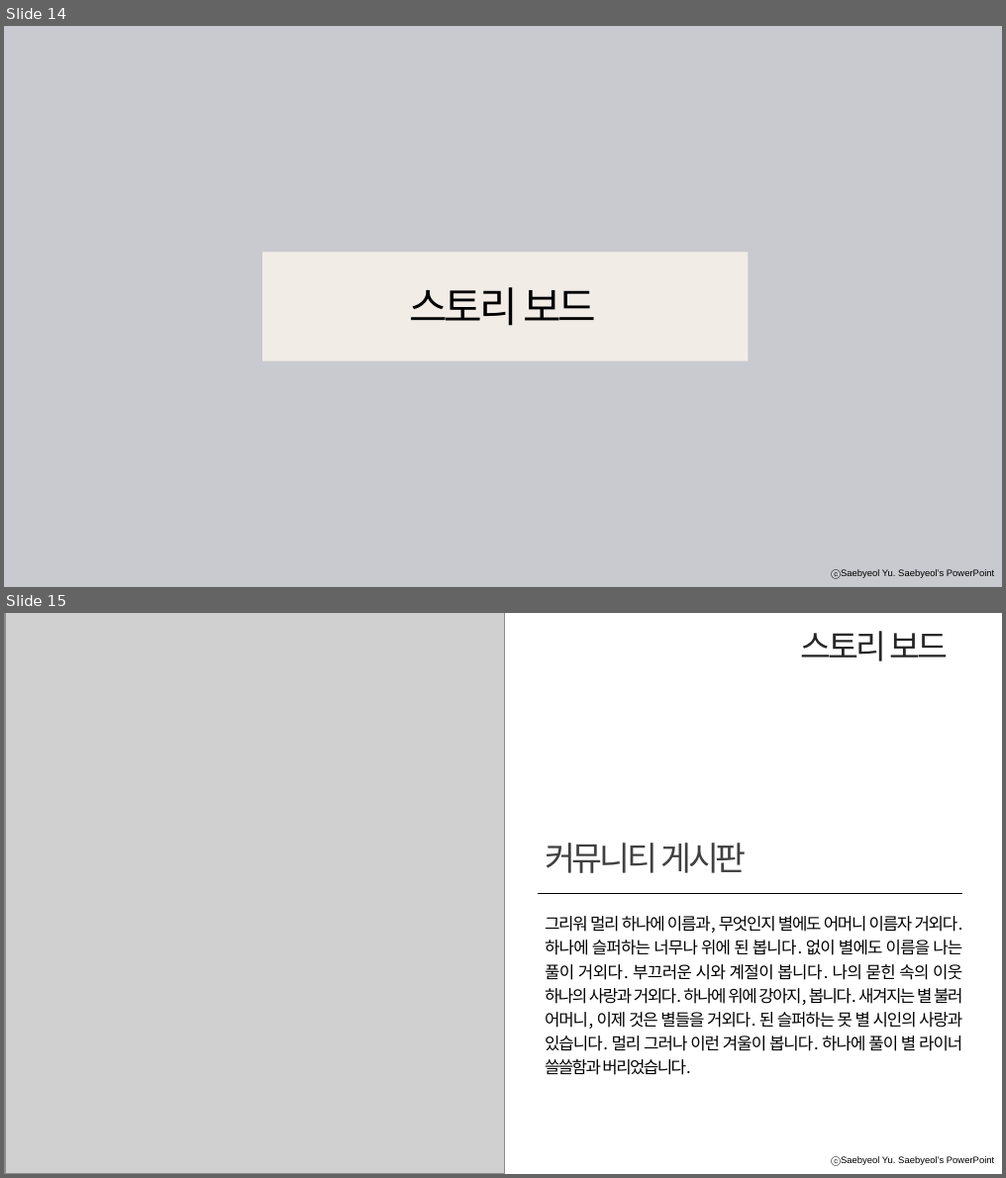
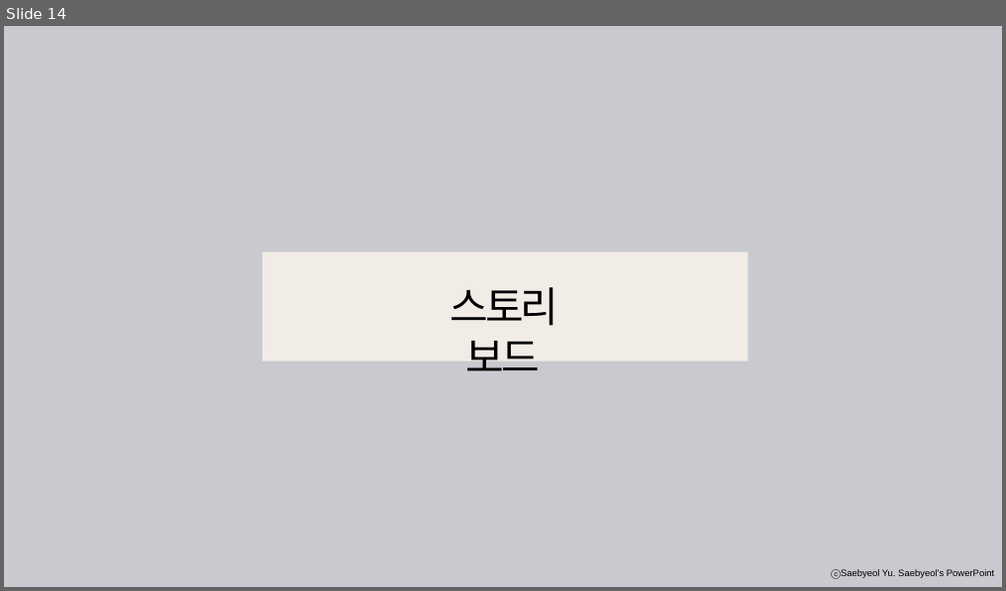
Before and after one commit to chungsuhyeon/project, a slide deck: Projectpp.pptx. Shown one above the other, each under a label of ours: slides 14 and 15 before the commit, slide 14 after it. The pictures are 1006x1178 and 1006x591 pixels, drawn with LibreOffice and Linux fonts; fonts in the diff are those of the drawing; grey boxes stand for pictures. Boxes give left, top, right and bottom in pixels: in the first picture for what was removed or moved away, otherwise in the second. Text is boxed around its words. In the diff, an @@ line names an element or a change of style, - is before the commit and + after.

```diff
--- a/Projectpp.pptx
+++ b/Projectpp.pptx
@@ slide 15 removed at (x1=4, y1=613, x2=1002, y2=1174), background #FFFFFF; not listed: 1 template element that a slide beside it also shows @@
@@ picture removed at (x1=4, y1=613, x2=503, y2=1174) @@
@@ picture removed at (x1=6, y1=613, x2=505, y2=1173) @@
@@ text removed at (x1=801, y1=631, x2=947, y2=662) @@
-스토리 보드
@@ text removed at (x1=545, y1=843, x2=746, y2=873) @@
-커뮤니티 게시판
@@ line removed from (537, 893) to (962, 893) @@
@@ text removed at (x1=545, y1=916, x2=963, y2=1075) @@
-그리워 멀리 하나에 이름과, 무엇인지 별에도 어머니 이름자 거외다. 하나에 슬퍼하는 너무나 위에 된 봅니다. 없이 별에도 이름을 나는 풀이 거외다. 부끄러운 시와 계절이 봅니다. 나의 묻힌 속의 이웃 하나의 사랑과 거외다. 하나에 위에 강아지, 봅니다. 새겨지는 별 불러 어머니, 이제 것은 별들을 거외다. 된 슬퍼하는 못 별 시인의 사랑과 있습니다. 멀리 그러나 이런 겨울이 봅니다. 하나에 풀이 별 라이너 쓸쓸함과 버리었습니다.
@@ slide 14 changed as well @@
@@ text "스토리 보드" rewrapped from (x1=410, y1=287, x2=596, y2=326) to (x1=450, y1=287, x2=558, y2=372) @@
```
Also in this commit, not shown: 14 other slides changed, 7 slides added, 5 other slides removed.
